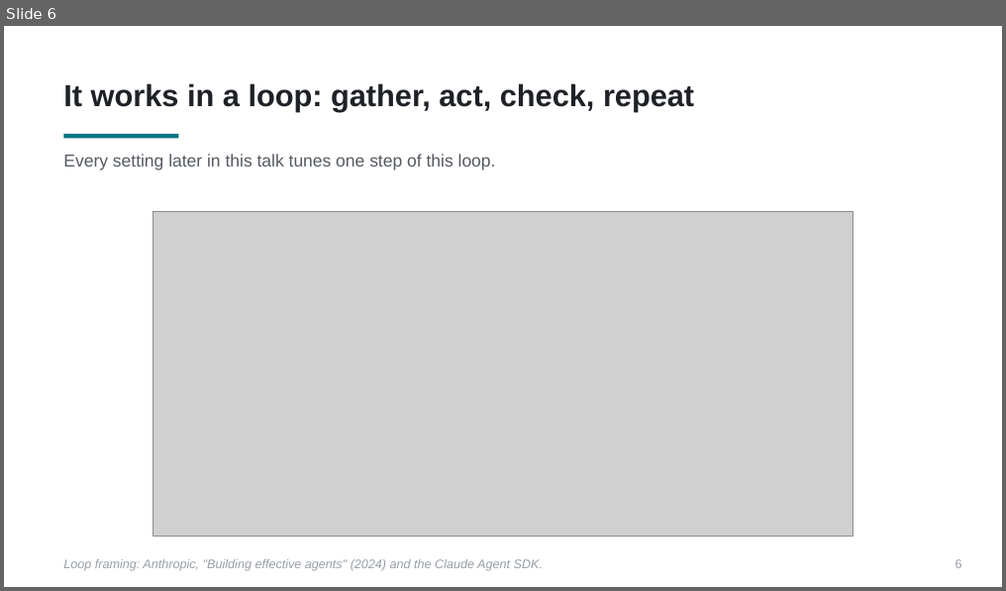
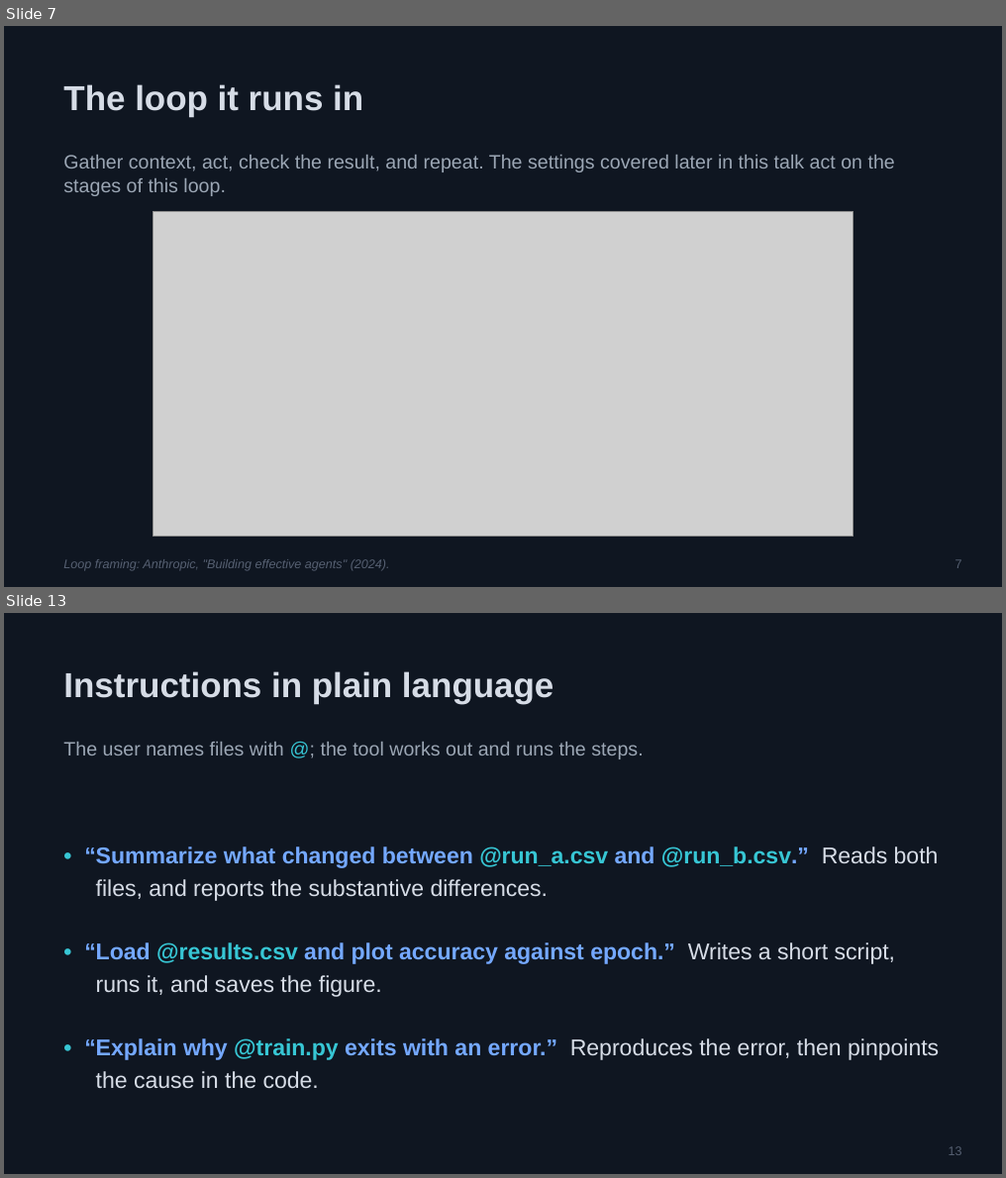
Before and after one commit to PursuitOfDataScience/uchicago-workshops, a slide deck: claude-code-tutorial/claude-code-tutorial.pptx. Shown one above the other, each under a label of ours: slide 6 before the commit, slides 7 and 13 after it; the slides between them are not shown. The pictures are 1006x591 and 1006x1178 pixels, drawn with LibreOffice and Linux fonts; fonts in the diff are those of the drawing; grey boxes stand for pictures. Boxes give left, top, right and bottom in pixels: in the first picture for what was removed or moved away, otherwise in the second. Text is boxed around its words. In the diff, an @@ line names an element or a change of style, - is before the commit and + after.

```diff
--- a/claude-code-tutorial/claude-code-tutorial.pptx
+++ b/claude-code-tutorial/claude-code-tutorial.pptx
@@ slide 13 added at [4,613,1002,1174], background #FFFFFF @@
@@ rectangle added at [4,613,1002,1173], fill #0F1621 @@
@@ text added at [63,671,553,704], 25 pt, text #D6DCE6, bold @@
+Instructions in plain language
@@ text added at [63,742,643,760], 14 pt, text #9BA6B4 @@
+The user names files with @; the tool works out and runs the steps.
@@ text added at [84,847,939,1089], 16.5 pt, text #D6DCE6 @@
+• “Summarize what changed between @run_a.csv and @run_b.csv.” Reads both files, and reports the substantive differences.
+• “Load @results.csv and plot accuracy against epoch.” Writes a short script, runs it, and saves the figure.
+• “Explain why @train.py exits with an error.” Reproduces the error, then pinpoints the cause in the code.
@@ text added at [948,1147,962,1156], 9 pt, text #566072 @@
+13
@@ what was slide 6 is now slide 7 @@
@@ slide 7 changed as well @@
@@ rectangle added at [4,26,1002,586], fill #0F1621 @@
@@ text at [63,84,363,117]: text changed; size 22 to 25 pt; text colour #1E2126 to #D6DCE6 @@
-It works in a loop: gather, act, check, repeat
+The loop it runs in
@@ rectangle removed at [63,134,178,138] @@
@@ text at [63,155,895,196]: text changed; size 12.5 to 14 pt; text colour #555A61 to #9BA6B4 @@
-Every setting later in this talk tunes one step of this loop.
+Gather context, act, check the result, and repeat. The settings covered later in this talk act on the stages of this loop.
@@ text at [63,560,390,571]: text changed; text colour #989EA6 to #566072 @@
-Loop framing: Anthropic, "Building effective agents" (2024) and the Claude Agent SDK.
+Loop framing: Anthropic, "Building effective agents" (2024).
@@ text at [955,560,962,569]: text changed; text colour #989EA6 to #566072 @@
-6
+7
```
Also in this commit, not shown: 6 other slides changed, 34 other slides added, 39 slides removed, 1 other file.
